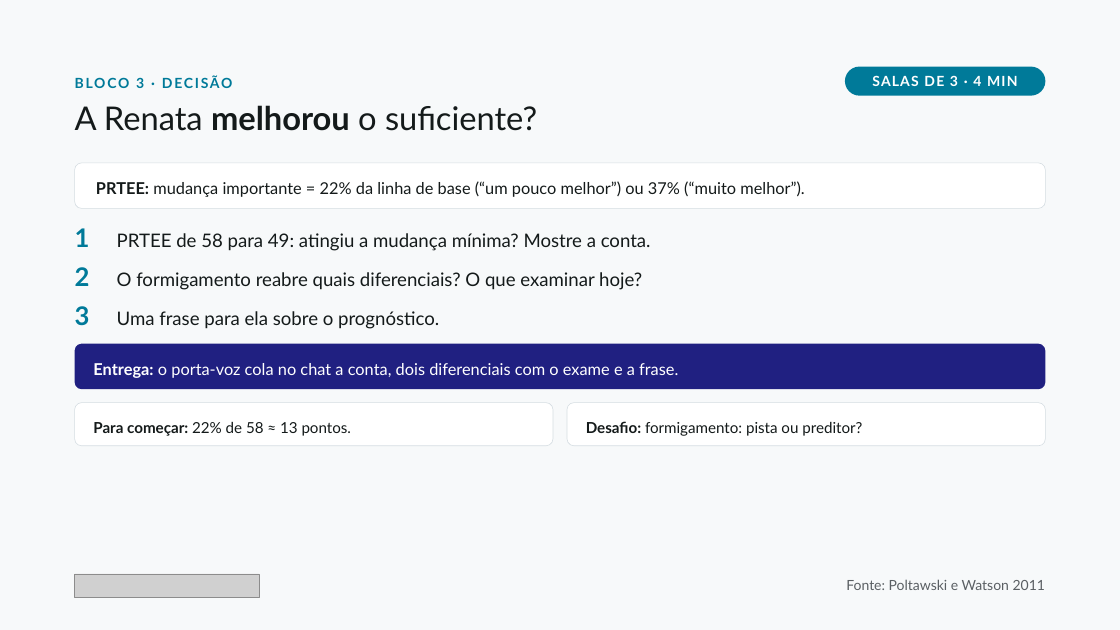
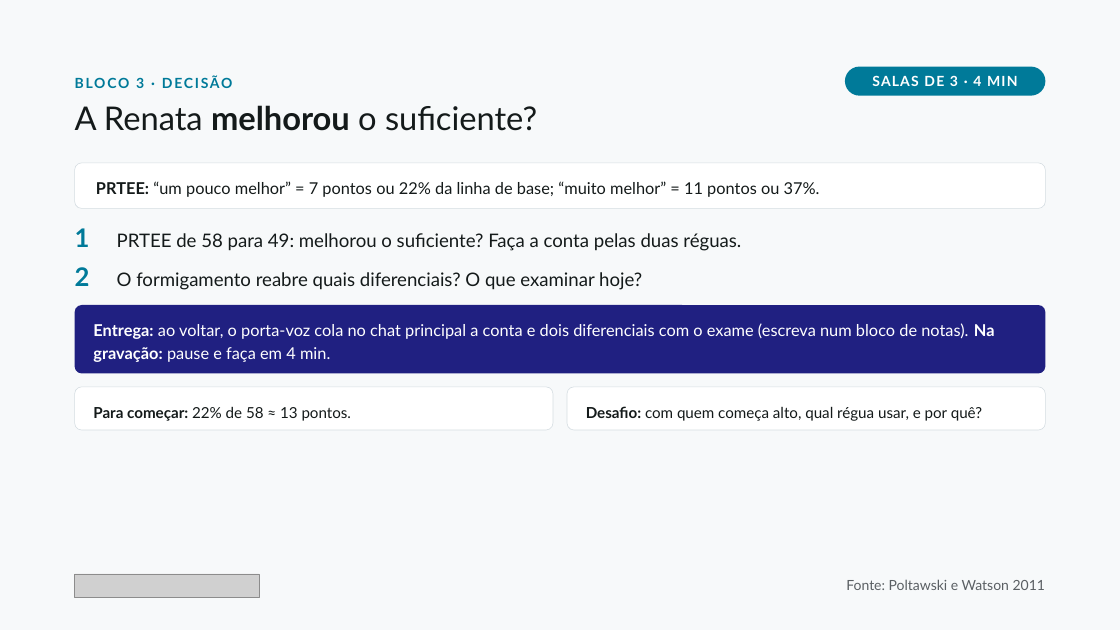
Before and after one commit to dossantosdanieel/illic, a slide deck: slide 18 of aulas/2026-11-cotovelo-lateral-1-diagnostico/04_aula/cotovelo-lateral-1-diagnostico.pptx. Drawn at 1120x630 pixels with LibreOffice and Linux fonts; fonts in the diff are those of the drawing; grey boxes stand for pictures. Boxes give left, top, right and bottom in pixels: in the first picture for what was removed or moved away, otherwise in the second. Text is boxed around its words. In the diff, an @@ line names an element or a change of style, - is before the commit and + after.

```diff
--- a/aulas/2026-11-cotovelo-lateral-1-diagnostico/04_aula/cotovelo-lateral-1-diagnostico.pptx
+++ b/aulas/2026-11-cotovelo-lateral-1-diagnostico/04_aula/cotovelo-lateral-1-diagnostico.pptx
@@ text in rounded rectangle at (96,181,820,197): text changed @@
-PRTEE: mudança importante = 22% da linha de base (“um pouco melhor”) ou 37% (“muito melhor”).
+PRTEE: “um pouco melhor” = 7 pontos ou 22% da linha de base; “muito melhor” = 11 pontos ou 37%.
@@ text at (117,233,741,251): text changed @@
-PRTEE de 58 para 49: atingiu a mudança mínima? Mostre a conta.
+PRTEE de 58 para 49: melhorou o suficiente? Faça a conta pelas duas réguas.
@@ rounded rectangle "Entrega: ao voltar, o porta-voz ...": place and size @@
-rounded rectangle "Entrega: ao voltar, o porta-voz ..." at (75,344,1046,389)
+rounded rectangle "Entrega: ao voltar, o porta-voz ..." at (75,305,1046,373)
@@ rounded rectangle "Entrega: ao voltar, o porta-voz ..." at (75,305,1046,373): proportions changed @@
@@ text removed at (75,306,90,326) @@
-3
@@ text in rounded rectangle at (93,323,995,362): text changed @@
-Entrega: o porta-voz cola no chat a conta, dois diferenciais com o exame e a frase.
+Entrega: ao voltar, o porta-voz cola no chat principal a conta e dois diferenciais com o exame (escreva num bloco de notas). Na gravação: pause e faça em 4 min.
@@ text removed at (117,311,439,329) @@
-Uma frase para ela sobre o prognóstico.
@@ rounded rectangle "Para começar: 22% de 58 ...": place and size @@
-rounded rectangle "Para começar: 22% de 58 ..." at (75,402,553,445)
+rounded rectangle "Para começar: 22% de 58 ..." at (75,387,553,430)
@@ rounded rectangle added at (567,387,1045,430), fill #FFFFFF, outline #D5DDE2 0.5 pt, 13 pt, text #141A1A @@
+Desafio: com quem começa alto, qual régua usar, e por quê?
@@ rounded rectangle removed at (567,402,1045,445) @@
-Desafio: formigamento: pista ou preditor?
```
Also in this commit, not shown: 18 other slides changed, 30 other files.
